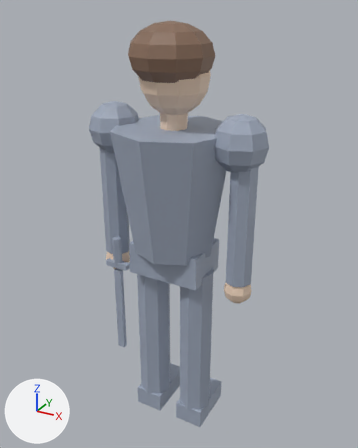
The FBX model Assets/Art/Models/Hero.fbx as it was, and as the next commit left it.
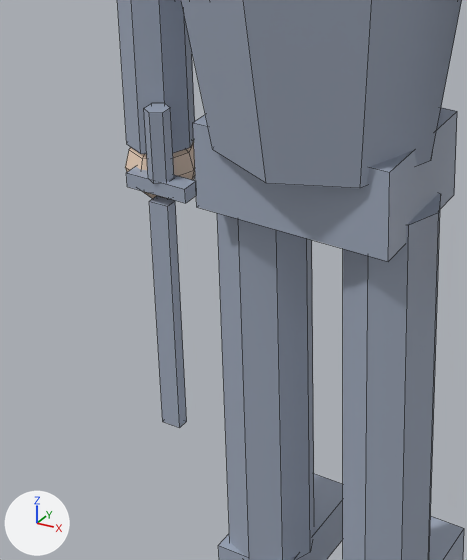
Each version is shown whole from a 50 mm camera at (0.944, -1.675, 1.833) aimed at (0.0, 0.041, 0.975), then close up on the part from 18% to 62% of the width and 45% to 88% of the height. The axes (+X, +Y, +Z) are drawn at lower left. The lights are the same throughout. The older version's two pictures come first. The close-ups show mesh edges as thin lines. Where no turn or scale is listed for an object, it has been applied to the vertices.

The first close-up shows 'Hero'.
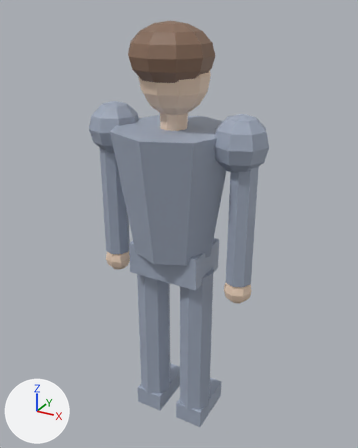
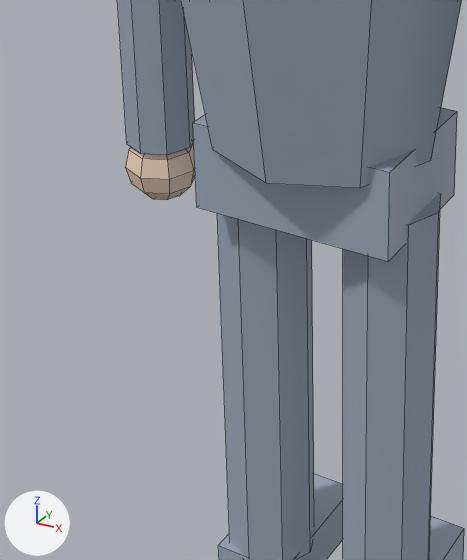
The change, as a diff of the scene's bpy script:
```diff
--- a/Assets/Art/Models/Hero.fbx.py
+++ b/Assets/Art/Models/Hero.fbx.py
@@ me_sphere @@
 # used by ob_hero; location = (0.0, 0.0, 0.0)
-me_sphere.from_pydata(...)  # 460 vertices, 450 faces; spans x -0.39..0.39, y -0.25..0.25, z 0.0..1.79
+me_sphere.from_pydata(...)  # 432 vertices, 430 faces; spans x -0.39..0.39, y -0.25..0.25, z 0.0..1.79
+# me_sphere part 1: the loose piece of 12 vertices spanning x -0.28..-0.24, y -0.08..-0.04, z 0.77..0.89 is deleted
+# me_sphere part 2: the loose piece of 8 vertices spanning x -0.28..-0.24, y -0.07..-0.05, z 0.31..0.73 is deleted
+# me_sphere part 3: the loose piece of 8 vertices spanning x -0.31..-0.2, y -0.07..-0.04, z 0.75..0.77 is deleted
 me_sphere.materials.append(mat_heroskin)
```

Boxes [x1, y1, x2, y2] around the edits, measured in the close-ups (467 x 560 px):
part 1 of me_sphere, deleted
    before: [144, 103, 174, 184]
part 2 of me_sphere, deleted
    before: [149, 196, 187, 428]
part 3 of me_sphere, deleted
    before: [126, 166, 196, 203]
